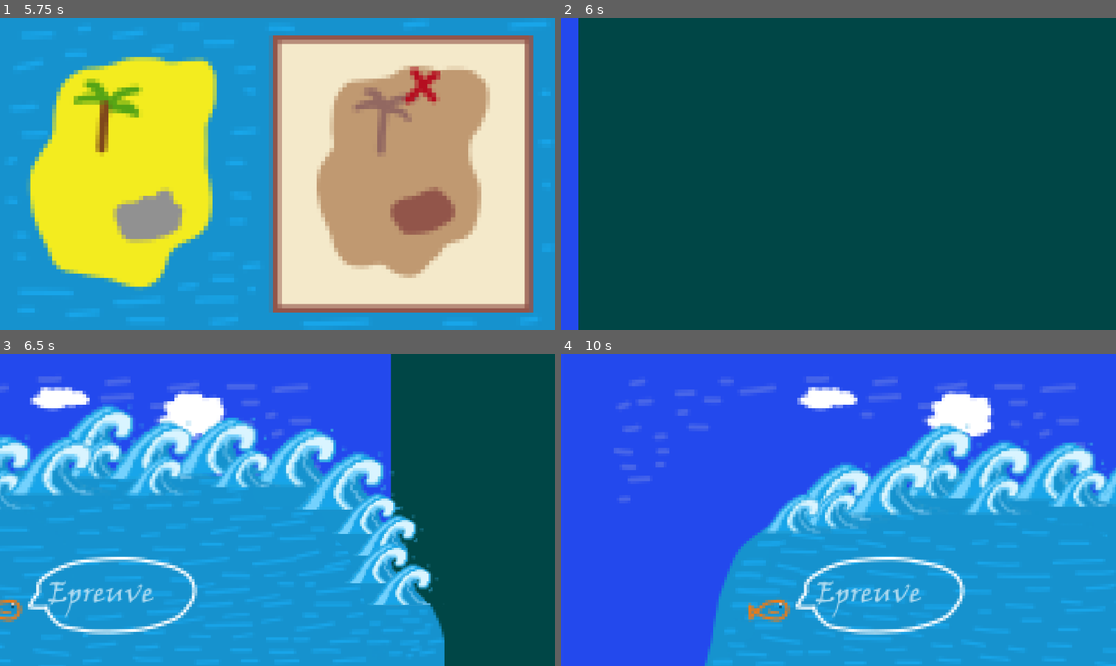
Above: before the commit, frames 1-4 (two rows, left to right).
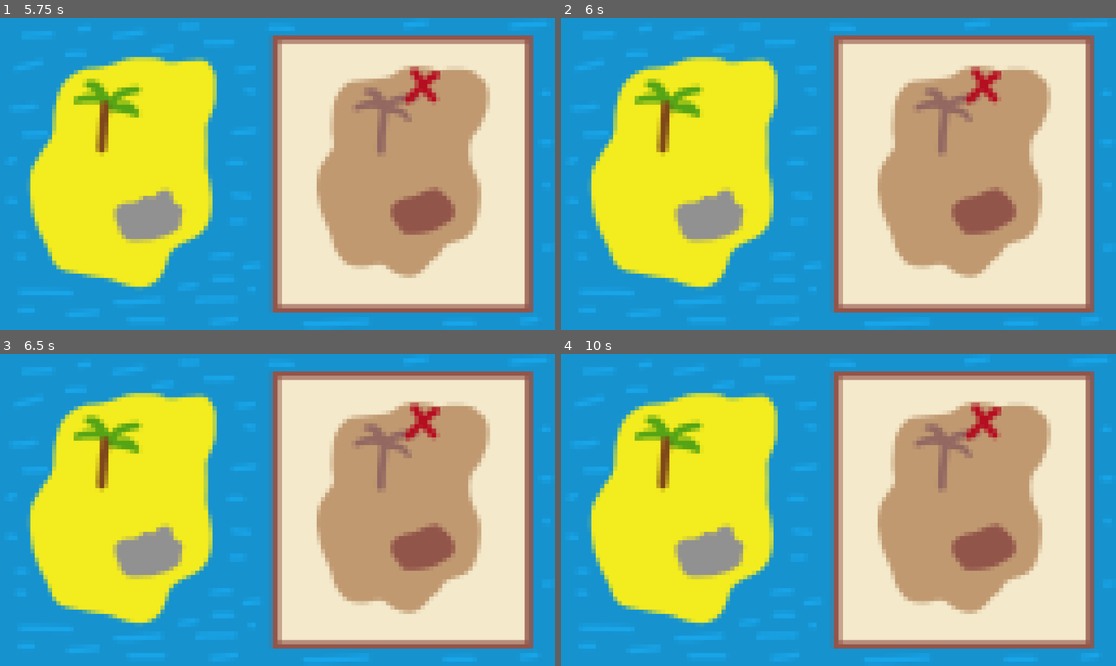
Above: after the commit, the same moments.

Repository: Kira932/godot_jam
Game: Godot game, scene res://scene/transition.tscn
The game is run twice, just before and just after one commit, with the same random seed, the same clock (stepped at 60 frames per second) and the same inputs.
Inputs (mouse positions are in pixels of both pictures, inside the frame that each line leads up to):
- Up to frame 1 (5.75 s): move the mouse to (399, 158) at 0.52 s; click (399, 158) at 0.6 s; tap Enter at 1.25, 2.75 s; move the mouse to (166, 189) at 1.27 s; click (166, 189) at 1.35 s; tap Space at 2, 3.5 s; move the mouse to (333, 105) at 2.02 s; click (333, 105) at 2.1 s; move the mouse to (249, 236) at 2.77 s; click (249, 236) at 2.85 s; move the mouse to (444, 220) at 3.52 s; click (444, 220) at 3.6 s; move the mouse to (111, 127) at 4.27 s; click (111, 127) at 4.35 s; move the mouse to (305, 174) at 5.02 s; click (305, 174) at 5.1 s
- Up to frame 2 (6 s): tap Enter at 5.75 s; move the mouse to (694, 86) at 5.77 s; click (694, 86) at 5.85 s
- Up to frame 3 (6.5 s): no input
- Up to frame 4 (10 s): move the mouse to (960, 494) at 6.52 s; click (960, 494) at 6.6 s; tap Space at 7.25 s; move the mouse to (727, 525) at 7.27 s; click (727, 525) at 7.35 s; move the mouse to (894, 441) at 8.02 s; click (894, 441) at 8.1 s; move the mouse to (810, 572) at 8.77 s; click (810, 572) at 8.85 s; move the mouse to (1005, 556) at 9.52 s; click (1005, 556) at 9.6 s

Frame 1 is identical in both runs. In frame 2, 100% of the frame differs, in the area x 0-100%, y 0-100%; in frame 3, 84%; in frame 4, 89%.
Error before the commit: Invalid access to property or key 'timeout' on a base object of type 'Nil'. (res://scripts/game_controller.gd:23)

Commit message:
[add] wait for timer + [fix] timer errors

Diff:
--- a/scripts/boat_in_the_bottle.gd
+++ b/scripts/boat_in_the_bottle.gd
@@ -3,10 +3,16 @@
 func _on_boat_entered(area):
 	print("collision")
 	if (area == $Boat):
-		pass
+		GameController.life -= 1
+		$Boat.can_grab = false
+		await $Timer.timeout
+		GameController.to_transition()
 
 
 func _on_upndown_area_entered(area):
 	print("collision")
 	if (area == $Boat):
-		pass
+		GameController.life -= 1
+		$Boat.can_grab = false
+		await $Timer.timeout
+		GameController.to_transition()
--- a/scripts/difference_click.gd
+++ b/scripts/difference_click.gd
@@ -1,7 +1,11 @@
 extends Area2D
 
+var one_time : bool
+
 func _on_input_event(_viewport, event, _shape_idx):
-	if (event is InputEventMouseButton):
+	if (event is InputEventMouseButton) and one_time:
 		if (event.button_index == MOUSE_BUTTON_LEFT) and event.pressed:
-			print("mouse click in area at ", event.position)
-			get_tree().change_scene_to_file("res://scene/transition.tscn")
+			print("Valid click")
+			one_time = false
+			await $"../../Timer".timeout
+			GameController.to_transition()
--- a/scripts/drag_n_drop.gd
+++ b/scripts/drag_n_drop.gd
@@ -3,16 +3,22 @@
 var can_grab : bool = false
 var grabbed_offset = Vector2()
 
+var one_time : bool = true
+
 func _on_input_event(_viewport, event, _shape_idx):
-	if (event is InputEventMouseButton and event.button_index == MOUSE_BUTTON_LEFT):
+	if (event is InputEventMouseButton and event.button_index == MOUSE_BUTTON_LEFT and one_time):
 		print("grabbing")
 		can_grab = event.pressed
 		grabbed_offset = position - get_global_mouse_position()
-	if (event is InputEventMouseButton and event.is_action_released("click_left")):
-		print("release click")
+	if (event is InputEventMouseButton and event.is_action_released("click_left") and one_time):
+		print("Invalid drop")
+		GameController.life -= 1
+		one_time = false
+		can_grab = false
 		if (Rect2($"../Bottle/Inside/CollisionShape2D".position, $"../Bottle/Inside/CollisionShape2D".shape.size).has_point(position)):
-			print("Inside valid")
-			get_tree().change_scene_to_file("res://scene/transition.tscn")
+			print("Valid drop")
+		await $"../Timer".timeout
+		GameController.to_transition()
 
 func _process(_delta):
 	if can_grab:
--- a/scripts/game_controller.gd
+++ b/scripts/game_controller.gd
@@ -19,6 +19,5 @@
 		GAMES.BARIL:
 			get_tree().change_scene_to_file("res://scene/baril.tscn")
 
-func wait_timer(timer):
-	await timer.timeout
+func to_transition():
 	get_tree().change_scene_to_file("res://scene/transition.tscn")
--- a/scripts/spot_the_difference.gd
+++ b/scripts/spot_the_difference.gd
@@ -1,13 +1,15 @@
 extends Node2D
 
-var timer
+var one_time : bool = true
 
 func _input(event):
-	if (event is InputEventMouseButton) and event.pressed:
+	if (event is InputEventMouseButton) and event.pressed and one_time:
 		if !Rect2($Map1/Area2D.position, $Map1/Area2D/CollisionShape2D.shape.size).has_point(event.position):
-			print("outside area")
+			print("Invalid click")
+			one_time = false
 			GameController.life -= 1
-			GameController.wait_timer(timer)
+			await $Timer.timeout
+			GameController.to_transition()
 
 
 func _on_area_2d_draw():
